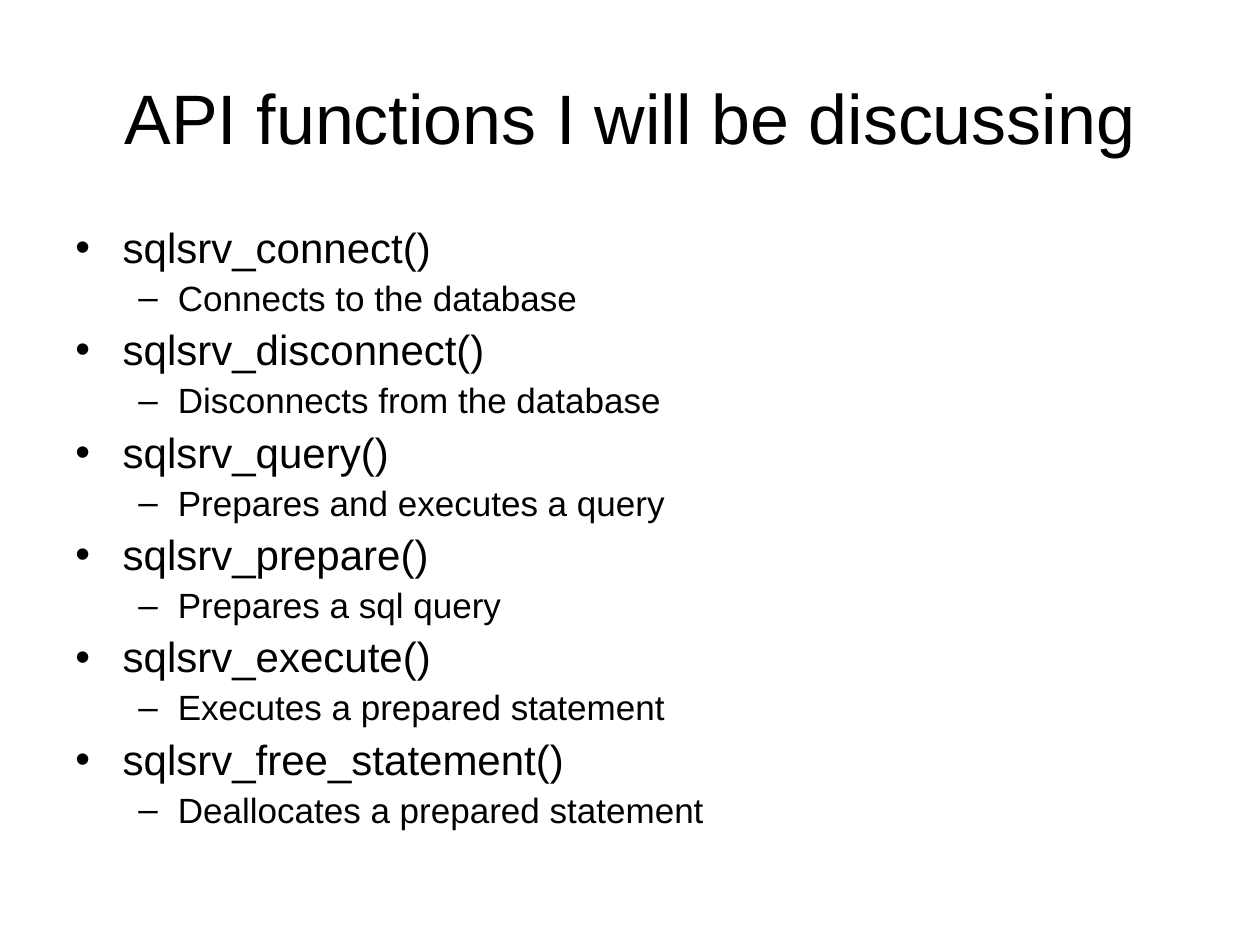
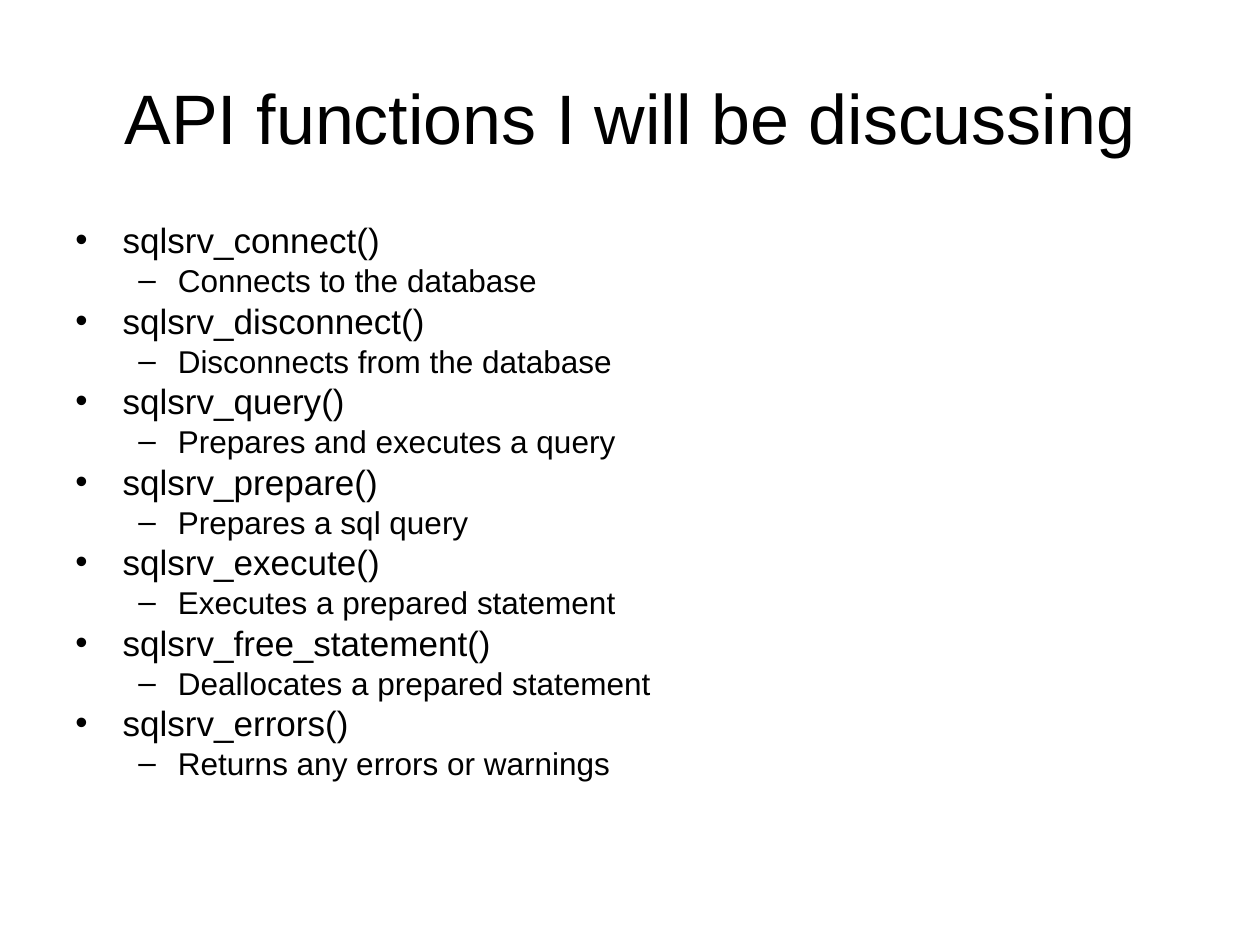
Before and after one commit to LIPHP/Employee-Contact-List, a slide deck: slide 14 of Docs/Using Microsoft SQL Server with PHP.ppt. Drawn at 1260x945 pixels with LibreOffice and Linux fonts; fonts in the diff are those of the drawing. Boxes give left, top, right and bottom in pixels: in the first picture for what was removed or moved away, otherwise in the second. Text is boxed around its words. In the diff, an @@ line names an element or a change of style, - is before the commit and + after.

```diff
--- a/Docs/Using Microsoft SQL Server with PHP.ppt
+++ b/Docs/Using Microsoft SQL Server with PHP.ppt
@@ text at bbox=[123, 227, 650, 701]: size 24 to 20 pt in "sqlsrv_connect()", "sqlsrv_disconnect()", "sqlsrv_query()", "sqlsrv_prepare()" and 2 more places; size 20 to 18 pt in "Connects to the database", "Disconnects from the database", "Prepares and executes a query", "Prepares a sql query" and 2 more places; line spacing 0.9 to 0.8; less space between paragraphs @@
@@ text at bbox=[123, 710, 610, 781]: paragraphs added @@
+• sqlsrv_errors()
+  – Returns any errors or warnings
```
Also in this commit, not shown: 8 other slides changed, 3 slides added, 1 other file.
